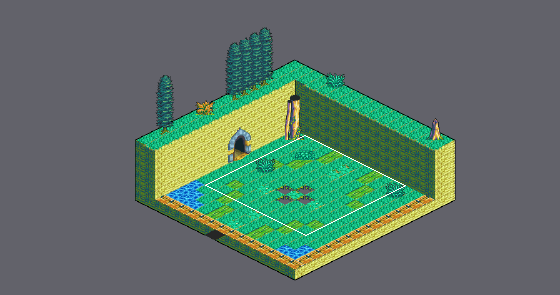
Tiled map: Final_Fantasy_Mystery_World/Game/assets/maps/Tutorial_Attack2.tmx. Above: a wide view before the commit, with the close-up outlined.
Close-up. Before:
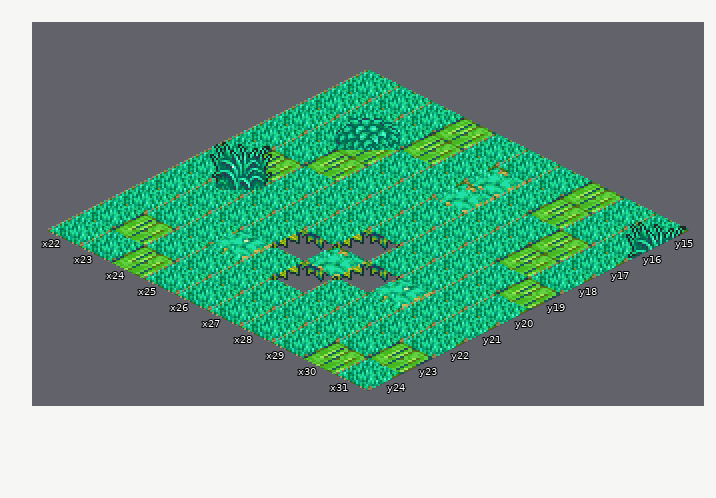
Cells are 32x16 px. Isometric: x runs down to the right, y down to the left. Shown: x 22..31, y 15..24.
New version:
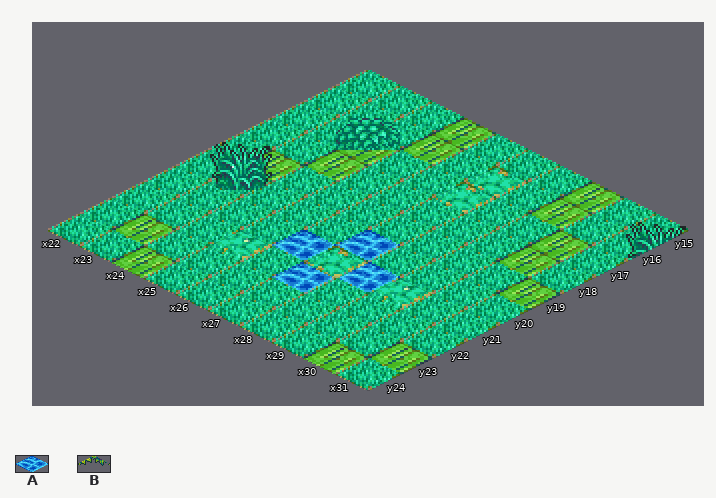
Key: from "tutorial_tileset": A 3, B 5.
_ is an empty cell.
Changes in this commit:
Layer "Floor":
y 20: x 27 _ -> A
y 21: x 26 _ -> A; x 28 _ -> A
y 22: x 27 _ -> A
Layer "Enviorment":
y 20: x 27 B -> _
y 21: x 26 B -> _; x 28 B -> _
y 22: x 27 B -> _
